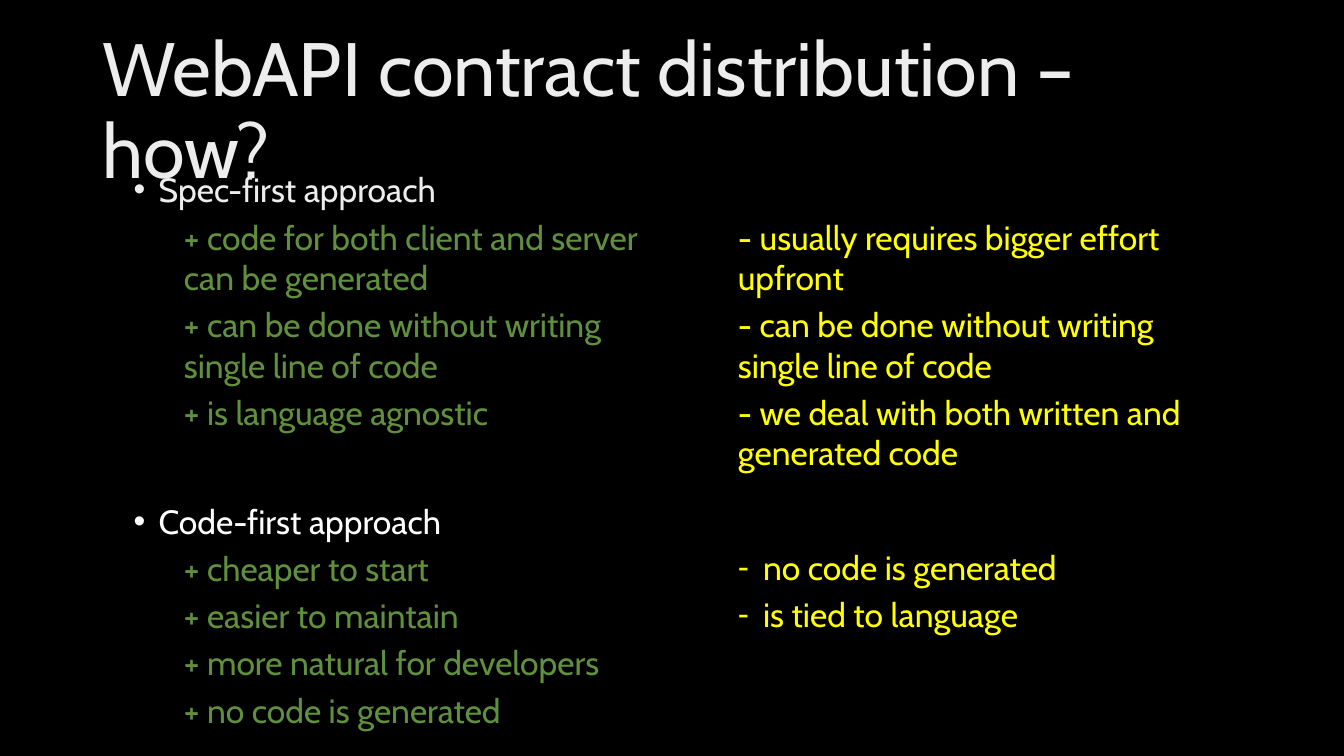
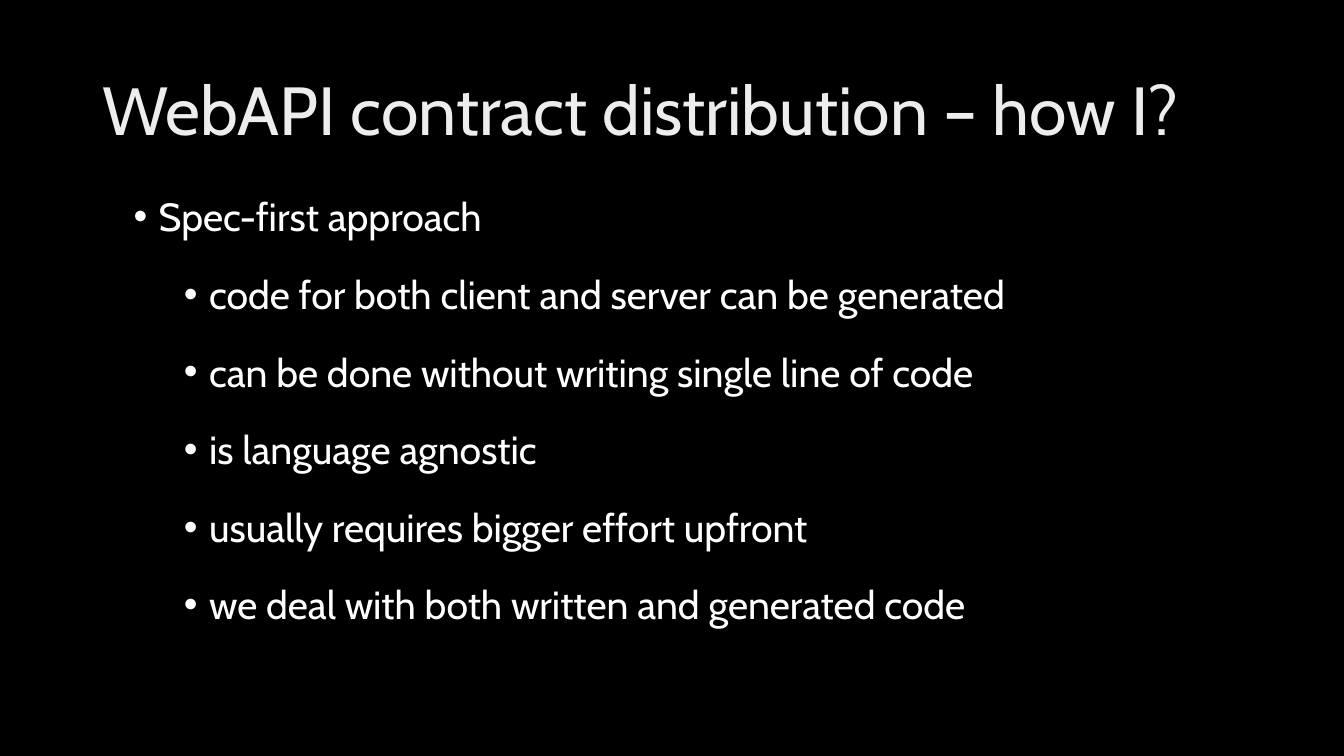
Before and after one commit to KonradGalczynski/Learning, a slide deck: slide 5 of ContractDistribution/ContractDistribution.pptx (slide 4 before the commit). Drawn at 1344x756 pixels with LibreOffice and Linux fonts; fonts in the diff are those of the drawing; background and template pictures are left out. Boxes give left, top, right and bottom in pixels: in the first picture for what was removed or moved away, otherwise in the second. Text is boxed around its words. In the diff, an @@ line names an element or a change of style, - is before the commit and + after.

Commit message:
new version of contract

```diff
--- a/ContractDistribution/ContractDistribution.pptx
+++ b/ContractDistribution/ContractDistribution.pptx
@@ title at (102,84,1179,136): text changed; size 54 to 48.6 pt @@
-WebAPI contract distribution – how?
+WebAPI contract distribution – how I?
@@ text "Spec-first approach" at (159,201,1005,629): columns 2 to 1 @@
@@ text at (159,201,482,241): size 24 to 28 pt, text colour gradient #BFBFBF to #EDEDED to #FFFFFF to #FFFFFF in "Spec-first approach"; line spacing 1 to 1.5 @@
@@ text at (209,279,1005,629): text changed; size 24 to 28 pt; text colour #608F3D to #FFFFFF @@
-  + code for both client and server can be generated
-  + can be done without writing single line of code
-  + is language agnostic
-• Code-first approach
-  + cheaper to start
-  + easier to maintain
-  + more natural for developers
-  + no code is generated
-  - usually requires bigger effort upfront
-  - can be done without writing single line of code
-  - we deal with both written and generated code
-  – no code is generated
-  – is tied to language
+  • code for both client and server can be generated
+  • can be done without writing single line of code
+  • is language agnostic
+  • usually requires bigger effort upfront
+  • we deal with both written and generated code
```
Also in this commit, not shown: 4 other slides changed, 4 slides added, 2 slides removed, 6 other files.
